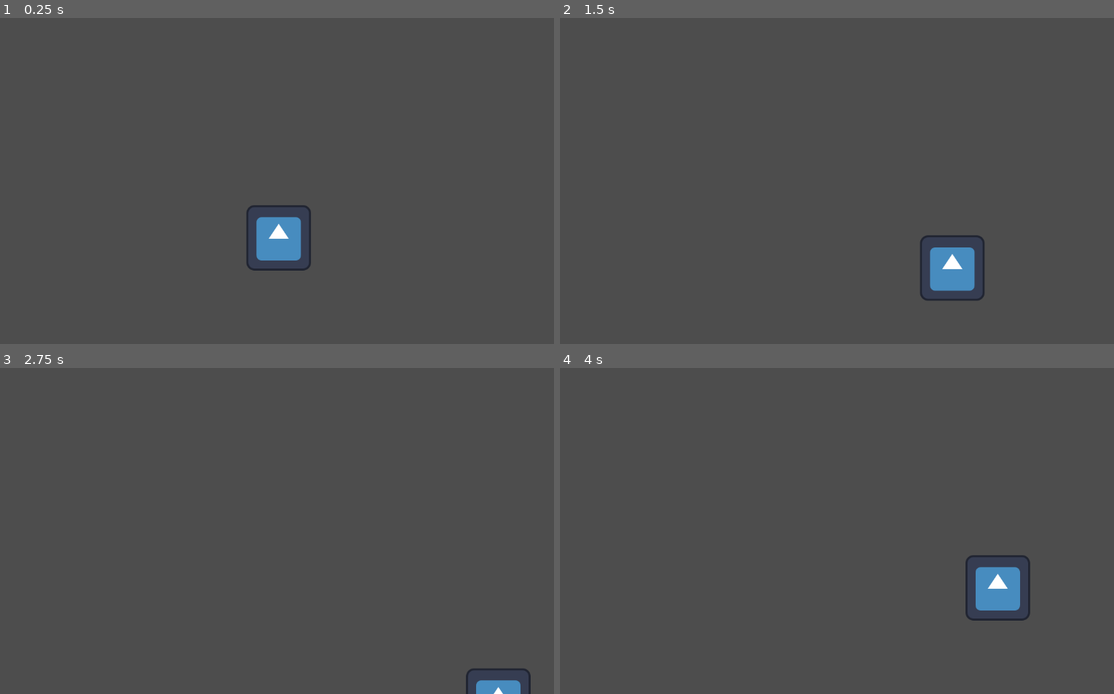
Above: before the commit, frames 1-4 (two rows, left to right).
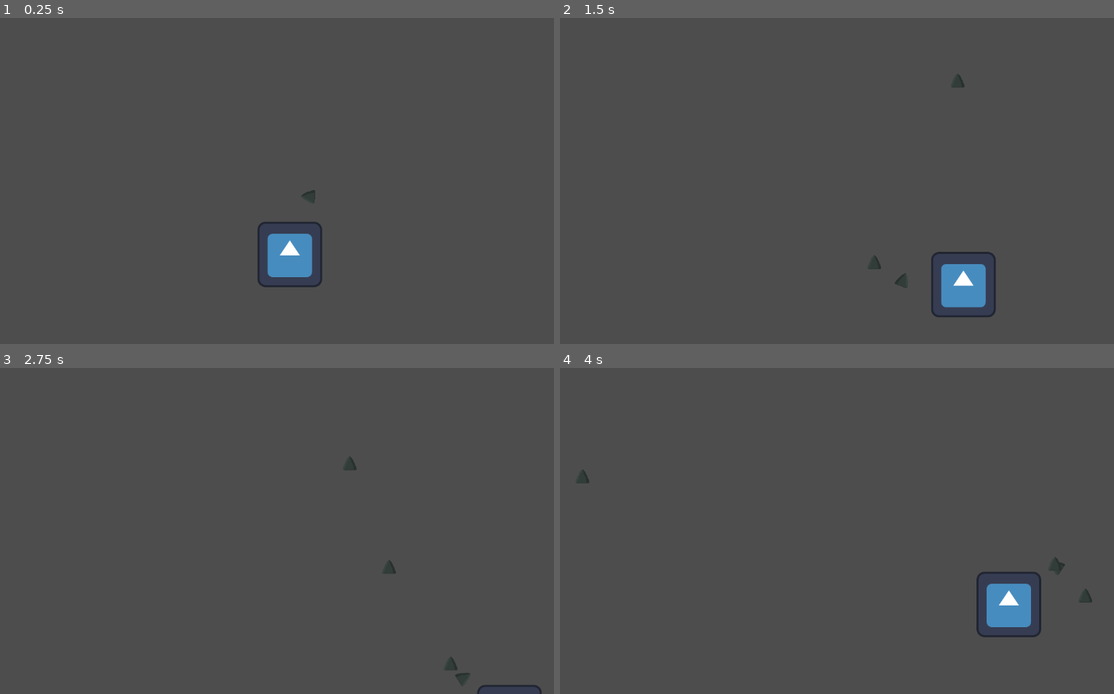
Above: after the commit, the same moments.

Repository: Douuurado/Space-game
Game: Godot game, scene res://scene/main/main.tscn
Same seed, same stepped clock (60 frames per second), same inputs: the game is played once before the commit and once after it. The engine's default icon, where the game draws it, is replaced by a stand-in: a white triangle on a blue panel in a dark square.
Inputs (mouse positions are in pixels of both pictures, inside the frame that each line leads up to):
- Up to frame 1 (0.25 s): no input
- Up to frame 2 (1.5 s): tap Enter at 0.5 s; move the mouse to (981, 164) at 0.52 s; press the mouse at (981, 164) at 0.53 s; hold Right (ui_right) 0.53-1.28 s; move the mouse to (731, 197) at 1.27 s; release the mouse at (731, 197) at 1.28 s; hold Down (ui_down) from 1.28 s (still down); click (731, 197) at 1.35 s
- Up to frame 3 (2.75 s): move the mouse to (349, 459) at 2.02 s; release Down (ui_down) at 2.03 s; press the mouse at (349, 459) at 2.03 s; hold Right (ui_right) from 2.03 s (still down)
- Up to frame 4 (4 s): move the mouse to (820, 596) at 2.77 s; release Right (ui_right) at 2.78 s; release the mouse at (820, 596) at 2.78 s; hold Up (ui_up) 2.78-3.53 s; click (820, 596) at 2.85 s; move the mouse to (1025, 579) at 3.52 s; press the mouse at (1025, 579) at 3.53 s; hold Left (ui_left) from 3.53 s (still down)

The runs differ from the first frame. In frame 1, 1.8% of the frame differs, in the area x 44-59%, y 52-83%; in frame 2, 1.9%, in the area x 55-79%, y 17-92%; in frame 3, 0.7%; in frame 4, 1.9%.

Commit message:
sistema de tiro beta
sistema de tiro meio funcional

Diff:
--- a/scene/Bullet/Bullet.gd
+++ /dev/null
@@ -1,117 +0,0 @@
-extends Node
-
-var mass = 0 #pegar no bullet type mass do objeto
-var speed = 0 #pegar no bullet type speed do objeto
-var bullet_position = 1 #muda de acordo com a bala
-var player_radius = 25 #fixo, pode mudar
-var armor_points = 0 #max 1000, pegar do objeto
-var entity_position = 0 #pegar de um objeto
-var entity_health = 0 #pegar de um objeto
-var armor_toughness = 0 #max 100
-var protection_enchantment = 0 #max 5
-enum Bullets_Types_Mass {
- magic = 1,
- caliber12 = 36,
- mm20 = 100,
- magnum367 = 11,
- remington223 = 4,
- arrow = 30,
- bmg50 = 48,
- punch = 20,
- mm9 =  8,
- winchester243 = 7,
-}
-enum Bullets_Types_Speed {
- mm9 = 120,
- remington223 = 320,
- mm20 = 350,
- caliber12 = 160,
- magnum367 = 180,
- arrow = 50,
- bmg50 = 350,
- remington243 = 320,
- punch = 11,
- magic = 50
-}
-
-
-
-func get_bullet_type_mass(): #pegar tipo de bala de uma arma em outro script para saber massa
-	pass
-
-func get_bullet_type_speed(): #pegar tipo de bala de uma arma em outro script para saber velocidade
-	pass
-
-
-
-@warning_ignore("shadowed_variable")
-func bullet_visual_speed(speed): #velocidade da bala que vai ser projetada na tela
-	@warning_ignore("unused_variable")
-	var visual_speed = speed / 10
-
-func delete_shoot(): #deleta o tiro
-	pass
-
-#Kinematics / damage supressions
-@warning_ignore("shadowed_variable")
-func shoot_damage(mass, speed): #dano da bala sem supressão de dano
-	@warning_ignore("unused_variable")
-	var force = mass * speed #a cada 40, +1 damage
-	@warning_ignore("unused_variable")
-	var shoot_damage = force / 40
-	return shoot_damage
-
-func damage_supression(): #dano com a supressão vinda dos pontos de armadura
-	var damage_supression = shoot_damage * ((armor_points / 12.5) / 100)
-	var damage_supression1 = shoot_damage - damage_supression
-	var total_damage_supression = damage_supression1 / armor_toughness
-	return total_damage_supression
-
-func enchantments_damage_supression():
-	var total_damage_supression
-	total_damage_supression = total_damage_supression / (protection_enchantment * 2)
-	return total_damage_supression
-
-
-
-
-
-func _input(event): #criar tiro e continuar até deletar/acertar alvo
-	if event.is_action_pressed("Bullet_shoot"):
-		if event is InputEventMouseButton:
-			var mouse_position = event.position
-			print(mouse_position)
-		#criação da bullet em direção a posição do mouse na tela
-		var total_damage_supression
-		var shoot_in_range = true
-
-
-		while shoot_in_range == true:
-			await get_tree().create_timer(1.0).timeout
-			speed -= 1
-			if speed == 0 or bullet_position > player_radius:
-				delete_shoot()
-				shoot_in_range = false
-				break
-			else:
-				break
-			if entity_position == bullet_position:
-				entity_health = entity_health - total_damage_supression
-			else:
-				break
-
-		pass
-
-
-
-
-
-# Called when the node enters the scene tree for the first time.
-func _ready() -> void:
-	pass # Replace with function body.
-
-
-# Called every frame. 'delta' is the elapsed time since the previous frame.
-@warning_ignore("unused_parameter")
-func _process(delta: float) -> void:
-	pass
--- a/scene/Bullet/Bullet.tscn
+++ /dev/null
@@ -1,4 +0,0 @@
-[gd_scene format=3 uid="uid://c3peyjymbsnrp"]
-
-[node name="Bullet" type="Node2D" unique_id=1825682423]
-position = Vector2(1, 0)
--- /dev/null
+++ b/scene/Bullets/Bullet.gd
@@ -0,0 +1,19 @@
+extends Node2D
+
+var direction: Vector2 = Vector2.ZERO
+var speed: float = 1000.0
+var max_distance: float = 700.0
+var damage: int = 10
+var caliber: String = ""
+
+
+var start_position: Vector2
+
+func _ready():
+	start_position = global_position
+
+func _process(delta):
+	global_position += direction * speed * delta
+
+	if global_position.distance_to(start_position) >= max_distance:
+		queue_free()
--- /dev/null
+++ b/scene/Bullets/Bullet.tscn
@@ -0,0 +1,17 @@
+[gd_scene format=3 uid="uid://c3peyjymbsnrp"]
+
+[ext_resource type="Script" uid="uid://cwqoafa8m3knq" path="res://scene/Bullets/Bullet.gd" id="1_gobfn"]
+[ext_resource type="Texture2D" uid="uid://bsj02a3t4jnxx" path="res://asset/art/player/SpaceShip.png" id="2_vtxua"]
+
+[sub_resource type="RectangleShape2D" id="RectangleShape2D_vtxua"]
+
+[node name="Bullet" type="Node2D" unique_id=1918623497]
+script = ExtResource("1_gobfn")
+
+[node name="Sprite2D" type="Sprite2D" parent="." unique_id=1309424662]
+texture = ExtResource("2_vtxua")
+
+[node name="Area2D" type="Area2D" parent="." unique_id=165340346]
+
+[node name="CollisionShape2D" type="CollisionShape2D" parent="Area2D" unique_id=1656050211]
+shape = SubResource("RectangleShape2D_vtxua")
--- /dev/null
+++ b/scene/Weapon/AR-15 Rem223/AR-15.tscn
@@ -0,0 +1,10 @@
+[gd_scene format=3 uid="uid://pbe1o7mir45f"]
+
+[ext_resource type="Script" uid="uid://17kc5i2tc78k" path="res://scene/Weapon/AR-15 Rem223/rem223.gd" id="1_6xvxs"]
+
+[node name="Ar15" type="Node2D" unique_id=962738453]
+script = ExtResource("1_6xvxs")
+
+[node name="Sprite2D" type="Sprite2D" parent="." unique_id=1510087045]
+
+[node name="Muzzle" type="Marker2D" parent="." unique_id=614310083]
--- /dev/null
+++ b/scene/Weapon/AR-15 Rem223/rem223.gd
@@ -0,0 +1,53 @@
+extends Node2D
+
+@export var bullet_scene: PackedScene
+
+@export var caliber: String = "remington223"
+@export var bullet_speed: float = 1500
+@export var bullet_range: float = 1000
+@export var bullet_damage: int = 28
+@export var fire_rate: float = 0.09
+@export var pellet_count: int = 1
+@export var spread: float = 0.015
+
+@onready var muzzle = $Muzzle
+
+var can_shoot: bool = true
+
+@warning_ignore("unused_parameter")
+func _process(delta):
+	var mouse_pos = get_global_mouse_position()
+
+	look_at(mouse_pos)
+
+	if mouse_pos.x < global_position.x:
+		scale.y = -1
+	else:
+		scale.y = 1
+
+func shoot():
+	if bullet_scene == null:
+		return
+
+	if can_shoot == false:
+		return
+
+	can_shoot = false
+
+	for i in range(pellet_count):
+		var bullet = bullet_scene.instantiate()
+		get_tree().current_scene.add_child(bullet)
+
+		bullet.global_position = muzzle.global_position
+
+		var dir = (get_global_mouse_position() - muzzle.global_position).normalized()
+		dir = dir.rotated(randf_range(-spread, spread))
+
+		bullet.direction = dir
+		bullet.speed = bullet_speed
+		bullet.max_distance = bullet_range
+		bullet.damage = bullet_damage
+		bullet.caliber = caliber
+
+	await get_tree().create_timer(fire_rate).timeout
+	can_shoot = true
--- /dev/null
+++ b/scene/Weapon/BarrettM82 50BMG/50BMG.gd
@@ -0,0 +1,54 @@
+extends Node2D
+
+@export var bullet_scene: PackedScene
+
+@export var caliber: String = "50bmg"
+@export var bullet_speed: float = 3000
+@export var bullet_range: float = 3000
+@export var bullet_damage: int = 100
+
+@export var fire_rate: float = 2.0
+@export var pellet_count: int = 1
+@export var spread: float = 0.0
+
+@onready var muzzle = $Muzzle
+
+var can_shoot: bool = true
+
+@warning_ignore("unused_parameter")
+func _process(delta):
+	var mouse_pos = get_global_mouse_position()
+
+	look_at(mouse_pos)
+
+	if mouse_pos.x < global_position.x:
+		scale.y = -1
+	else:
+		scale.y = 1
+
+func shoot():
+	if bullet_scene == null:
+		return
+
+	if can_shoot == false:
+		return
+
+	can_shoot = false
+
+	for i in range(pellet_count):
+		var bullet = bullet_scene.instantiate()
+		get_tree().current_scene.add_child(bullet)
+
+		bullet.global_position = muzzle.global_position
+
+		var dir = (get_global_mouse_position() - muzzle.global_position).normalized()
+		dir = dir.rotated(randf_range(-spread, spread))
+
+		bullet.direction = dir
+		bullet.speed = bullet_speed
+		bullet.max_distance = bullet_range
+		bullet.damage = bullet_damage
+		bullet.caliber = caliber
+
+	await get_tree().create_timer(fire_rate).timeout
+	can_shoot = true
--- /dev/null
+++ b/scene/Weapon/BarrettM82 50BMG/BarrettM82.tscn
@@ -0,0 +1,10 @@
+[gd_scene format=3 uid="uid://c63jhscoobvk1"]
+
+[ext_resource type="Script" uid="uid://dofrhyxlm6fyc" path="res://scene/Weapon/BarrettM82 50BMG/50BMG.gd" id="1_nhui3"]
+
+[node name="BarrettM82" type="Node2D" unique_id=320344647]
+script = ExtResource("1_nhui3")
+
+[node name="Sprite2D" type="Sprite2D" parent="." unique_id=842293553]
+
+[node name="Muzzle" type="Marker2D" parent="." unique_id=1281487846]
--- /dev/null
+++ b/scene/Weapon/ColtPython .367Magnum/367Magnum.gd
@@ -0,0 +1,54 @@
+extends Node2D
+
+@export var bullet_scene: PackedScene
+
+@export var caliber: String = "367Magnum"
+@export var bullet_speed: float = 1100
+@export var bullet_range: float = 700
+@export var bullet_damage: int = 35
+
+@export var fire_rate: float = 0.7
+@export var pellet_count: int = 1
+@export var spread: float = 0.0
+
+@onready var muzzle = $Muzzle
+
+var can_shoot: bool = true
+
+@warning_ignore("unused_parameter")
+func _process(delta):
+	var mouse_pos = get_global_mouse_position()
+
+	look_at(mouse_pos)
+
+	if mouse_pos.x < global_position.x:
+		scale.y = -1
+	else:
+		scale.y = 1
+
+func shoot():
+	if bullet_scene == null:
+		return
+
+	if can_shoot == false:
+		return
+
+	can_shoot = false
+
+	for i in range(pellet_count):
+		var bullet = bullet_scene.instantiate()
+		get_tree().current_scene.add_child(bullet)
+
+		bullet.global_position = muzzle.global_position
+
+		var dir = (get_global_mouse_position() - muzzle.global_position).normalized()
+		dir = dir.rotated(randf_range(-spread, spread))
+
+		bullet.direction = dir
+		bullet.speed = bullet_speed
+		bullet.max_distance = bullet_range
+		bullet.damage = bullet_damage
+		bullet.caliber = caliber
+
+	await get_tree().create_timer(fire_rate).timeout
+	can_shoot = true
--- /dev/null
+++ b/scene/Weapon/ColtPython .367Magnum/ColtPython.tscn
@@ -0,0 +1,10 @@
+[gd_scene format=3 uid="uid://4hne8amk4cj8"]
+
+[ext_resource type="Script" uid="uid://em06spk6w2kl" path="res://scene/Weapon/ColtPython .367Magnum/367Magnum.gd" id="1_h2xwx"]
+
+[node name="Weapon" type="Node2D" unique_id=35728206]
+script = ExtResource("1_h2xwx")
+
+[node name="Sprite2D" type="Sprite2D" parent="." unique_id=1505295188]
+
+[node name="Muzzle" type="Marker2D" parent="." unique_id=1948341591]
--- /dev/null
+++ b/scene/Weapon/MachineGun20mm/20mm.gd
@@ -0,0 +1,54 @@
+extends Node2D
+
+@export var bullet_scene: PackedScene
+
+@export var caliber: String = "20mm"
+@export var bullet_speed: float = 700
+@export var bullet_range: float = 1300
+@export var bullet_damage: int = 120
+
+@export var fire_rate: float = 0.2
+@export var pellet_count: int = 1
+@export var spread: float = 0.0
+
+@onready var muzzle = $Muzzle
+
+var can_shoot: bool = true
+
+@warning_ignore("unused_parameter")
+func _process(delta):
+	var mouse_pos = get_global_mouse_position()
+
+	look_at(mouse_pos)
+
+	if mouse_pos.x < global_position.x:
+		scale.y = -1
+	else:
+		scale.y = 1
+
+func shoot():
+	if bullet_scene == null:
+		return
+
+	if can_shoot == false:
+		return
+
+	can_shoot = false
+
+	for i in range(pellet_count):
+		var bullet = bullet_scene.instantiate()
+		get_tree().current_scene.add_child(bullet)
+
+		bullet.global_position = muzzle.global_position
+
+		var dir = (get_global_mouse_position() - muzzle.global_position).normalized()
+		dir = dir.rotated(randf_range(-spread, spread))
+
+		bullet.direction = dir
+		bullet.speed = bullet_speed
+		bullet.max_distance = bullet_range
+		bullet.damage = bullet_damage
+		bullet.caliber = caliber
+
+	await get_tree().create_timer(fire_rate).timeout
+	can_shoot = true
--- /dev/null
+++ b/scene/Weapon/MachineGun20mm/MachineGun.tscn
@@ -0,0 +1,10 @@
+[gd_scene format=3 uid="uid://bfdb0n8dl37nh"]
+
+[ext_resource type="Script" uid="uid://mxsryrr05dcp" path="res://scene/Weapon/MachineGun20mm/20mm.gd" id="1_xo4tu"]
+
+[node name="MachineGun" type="Node2D" unique_id=1293347082]
+script = ExtResource("1_xo4tu")
+
+[node name="Sprite2D" type="Sprite2D" parent="." unique_id=628246297]
+
+[node name="Muzzle" type="Marker2D" parent="." unique_id=1606237604]
--- /dev/null
+++ b/scene/Weapon/PX-9 9MM/9MM.gd
@@ -0,0 +1,54 @@
+extends Node2D
+
+@export var bullet_scene: PackedScene
+
+@export var caliber: String = "9mm"
+@export var bullet_speed: float = 900
+@export var bullet_range: float = 600
+@export var bullet_damage: int = 12
+
+@export var fire_rate: float = 0.2
+@export var pellet_count: int = 1
+@export var spread: float = 0.0
+
+@onready var muzzle = $Muzzle
+
+var can_shoot: bool = true
+
+@warning_ignore("unused_parameter")
+func _process(delta):
+	var mouse_pos = get_global_mouse_position()
+
+	look_at(mouse_pos)
+
+	if mouse_pos.x < global_position.x:
+		scale.y = -1
+	else:
+		scale.y = 1
+
+func shoot():
+	if bullet_scene == null:
+		return
+
+	if can_shoot == false:
+		return
+
+	can_shoot = false
+
+	for i in range(pellet_count):
+		var bullet = bullet_scene.instantiate()
+		get_tree().current_scene.add_child(bullet)
+
+		bullet.global_position = muzzle.global_position
+
+		var dir = (get_global_mouse_position() - muzzle.global_position).normalized()
+		dir = dir.rotated(randf_range(-spread, spread))
+
+		bullet.direction = dir
+		bullet.speed = bullet_speed
+		bullet.max_distance = bullet_range
+		bullet.damage = bullet_damage
+		bullet.caliber = caliber
+
+	await get_tree().create_timer(fire_rate).timeout
+	can_shoot = true
--- /dev/null
+++ b/scene/Weapon/PX-9 9MM/PX-9.tscn
@@ -0,0 +1,16 @@
+[gd_scene format=3 uid="uid://krihsiu45q2a"]
+
+[ext_resource type="Script" uid="uid://mj3vn2srv7vb" path="res://scene/Weapon/PX-9 9MM/9MM.gd" id="1_v0br3"]
+[ext_resource type="PackedScene" uid="uid://c3peyjymbsnrp" path="res://scene/Bullets/Bullet.tscn" id="2_52ysp"]
+[ext_resource type="Texture2D" uid="uid://bsj02a3t4jnxx" path="res://asset/art/player/SpaceShip.png" id="3_6c7qf"]
+
+[node name="Weapon" type="Node2D" unique_id=35728206]
+script = ExtResource("1_v0br3")
+bullet_scene = ExtResource("2_52ysp")
+
+[node name="Sprite2D" type="Sprite2D" parent="." unique_id=1505295188]
+position = Vector2(115, 35)
+texture = ExtResource("3_6c7qf")
+
+[node name="Muzzle" type="Marker2D" parent="." unique_id=1948341591]
+position = Vector2(115, 40)
--- /dev/null
+++ b/scene/Weapon/PrecisionDMR rem243/PrecisionDMR.tscn
@@ -0,0 +1,10 @@
+[gd_scene format=3 uid="uid://hxjppm4a3inl"]
+
+[ext_resource type="Script" uid="uid://dop0llwnmjw8b" path="res://scene/Weapon/PrecisionDMR rem243/rem243.gd" id="1_5n7qc"]
+
+[node name="PrecisionDmr" type="Node2D" unique_id=1348353924]
+script = ExtResource("1_5n7qc")
+
+[node name="Sprite2D" type="Sprite2D" parent="." unique_id=1056894490]
+
+[node name="Muzzle" type="Marker2D" parent="." unique_id=1921477817]
--- /dev/null
+++ b/scene/Weapon/PrecisionDMR rem243/rem243.gd
@@ -0,0 +1,54 @@
+extends Node2D
+
+@export var bullet_scene: PackedScene
+
+@export var caliber: String = "remington243"
+@export var bullet_speed: float = 1800
+@export var bullet_range: float = 1600
+@export var bullet_damage: int = 40
+
+@export var fire_rate: float = 0.25
+@export var pellet_count: int = 1
+@export var spread: float = 0.0
+
+@onready var muzzle = $Muzzle
+
+var can_shoot: bool = true
+
+@warning_ignore("unused_parameter")
+func _process(delta):
+	var mouse_pos = get_global_mouse_position()
+
+	look_at(mouse_pos)
+
+	if mouse_pos.x < global_position.x:
+		scale.y = -1
+	else:
+		scale.y = 1
+
+func shoot():
+	if bullet_scene == null:
+		return
+
+	if can_shoot == false:
+		return
+
+	can_shoot = false
+
+	for i in range(pellet_count):
+		var bullet = bullet_scene.instantiate()
+		get_tree().current_scene.add_child(bullet)
+
+		bullet.global_position = muzzle.global_position
+
+		var dir = (get_global_mouse_position() - muzzle.global_position).normalized()
+		dir = dir.rotated(randf_range(-spread, spread))
+
+		bullet.direction = dir
+		bullet.speed = bullet_speed
+		bullet.max_distance = bullet_range
+		bullet.damage = bullet_damage
+		bullet.caliber = caliber
+
+	await get_tree().create_timer(fire_rate).timeout
+	can_shoot = true
--- /dev/null
+++ b/scene/Weapon/Pump12 caliber12/Caliber12.gd
@@ -0,0 +1,54 @@
+extends Node2D
+
+@export var bullet_scene: PackedScene
+
+@export var caliber: String = "caliber12"
+@export var bullet_speed: float = 700
+@export var bullet_range: float = 350
+@export var bullet_damage: int = 8
+
+@export var fire_rate: float = 0.9
+@export var pellet_count: int = 6
+@export var spread: float = 0.0
+
+@onready var muzzle = $Muzzle
+
+var can_shoot: bool = true
+
+@warning_ignore("unused_parameter")
+func _process(delta):
+	var mouse_pos = get_global_mouse_position()
+
+	look_at(mouse_pos)
+
+	if mouse_pos.x < global_position.x:
+		scale.y = -1
+	else:
+		scale.y = 1
+
+func shoot():
+	if bullet_scene == null:
+		return
+
+	if can_shoot == false:
+		return
+
+	can_shoot = false
+
+	for i in range(pellet_count):
+		var bullet = bullet_scene.instantiate()
+		get_tree().current_scene.add_child(bullet)
+
+		bullet.global_position = muzzle.global_position
+
+		var dir = (get_global_mouse_position() - muzzle.global_position).normalized()
+		dir = dir.rotated(randf_range(-spread, spread))
+
+		bullet.direction = dir
+		bullet.speed = bullet_speed
+		bullet.max_distance = bullet_range
+		bullet.damage = bullet_damage
+		bullet.caliber = caliber
+
+	await get_tree().create_timer(fire_rate).timeout
+	can_shoot = true
--- /dev/null
+++ b/scene/Weapon/Pump12 caliber12/Pump12.tscn
@@ -0,0 +1,7 @@
+[gd_scene format=3 uid="uid://3l751axw0ale"]
+
+[node name="Pump12" type="Node2D" unique_id=1942590321]
+
+[node name="Sprite2D" type="Sprite2D" parent="." unique_id=738648367]
+
+[node name="Muzzle" type="Marker2D" parent="." unique_id=1502956866]
--- a/scene/main/main.tscn
+++ b/scene/main/main.tscn
@@ -1,11 +1,12 @@
 [gd_scene format=3 uid="uid://btallejweptj0"]
 
-[ext_resource type="PackedScene" uid="uid://c7ylo38lqtu6d" path="res://scene/player/player.tscn" id="1_h14j4"]
+[ext_resource type="PackedScene" uid="uid://c6arh5m36pft7" path="res://scene/player/player.tscn" id="1_h14j4"]
 [ext_resource type="PackedScene" uid="uid://b0dt72g5bijrw" path="res://scene/hud.tscn" id="2_yx5rn"]
 
 [node name="Main" type="Node2D" unique_id=1009177283]
 
 [node name="CharacterBody2D" parent="." unique_id=886422440 instance=ExtResource("1_h14j4")]
-position = Vector2(-24, -38)
+position = Vector2(0, -2)
 
 [node name="HUD" parent="." unique_id=932834913 instance=ExtResource("2_yx5rn")]
+position = Vector2(2, 3)
--- a/scene/player/player.gd
+++ b/scene/player/player.gd
@@ -2,6 +2,7 @@
 
 const SPEED = 300.0
 var delta_1 = 0.0
+@onready var weapon = $Weapon
 
 func _physics_process(_delta: float) -> void:
 	var direction := Input.get_vector("ui_left", "ui_right", "ui_up", "ui_down")
@@ -13,3 +14,8 @@
 		velocity.x = move_toward(velocity.x, 0, SPEED)
 		velocity.y = move_toward(velocity.y, 0, SPEED)
 	move_and_slide()
+
+@warning_ignore("unused_parameter")
+func _process(delta):
+	if Input.is_action_pressed("Bullet_shoot"):
+		weapon.shoot()
--- a/scene/player/player.tscn
+++ b/scene/player/player.tscn
@@ -1,10 +1,13 @@
-[gd_scene format=3 uid="uid://c7ylo38lqtu6d"]
+[gd_scene format=3 uid="uid://c6arh5m36pft7"]
 
 [ext_resource type="Script" uid="uid://o4whh86qynu0" path="res://scene/player/player.gd" id="1_hdaae"]
 [ext_resource type="Texture2D" uid="uid://iue7y1myi8d0" path="res://asset/art/player/icon.svg" id="2_yagh2"]
+[ext_resource type="PackedScene" uid="uid://krihsiu45q2a" path="res://scene/Weapon/PX-9 9MM/PX-9.tscn" id="3_6smn3"]
 
 [sub_resource type="CircleShape2D" id="CircleShape2D_qx6th"]
 radius = 63.0714
+
+[sub_resource type="CircleShape2D" id="CircleShape2D_5lop3"]
 
 [node name="CharacterBody2D" type="CharacterBody2D" unique_id=1736269669]
 script = ExtResource("1_hdaae")
@@ -20,3 +23,6 @@
 
 [node name="Hurtbox" type="CollisionShape2D" parent="." unique_id=1367863966]
 position = Vector2(0, 3)
+shape = SubResource("CircleShape2D_5lop3")
+
+[node name="Weapon" parent="." unique_id=35728206 instance=ExtResource("3_6smn3")]
Renamed: scene/Bullet/Bullet.gd.uid -> scene/Bullets/Bullet.gd.uid
Not shown, added: scene/Weapon/AR-15 Rem223/rem223.gd.uid
Not shown, added: scene/Weapon/BarrettM82 50BMG/50BMG.gd.uid
Not shown, added: scene/Weapon/ColtPython .367Magnum/367Magnum.gd.uid
Not shown, added: scene/Weapon/MachineGun20mm/20mm.gd.uid
Not shown, added: scene/Weapon/PX-9 9MM/9MM.gd.uid
Not shown, added: scene/Weapon/PrecisionDMR rem243/rem243.gd.uid
Not shown, added: scene/Weapon/Pump12 caliber12/Caliber12.gd.uid
